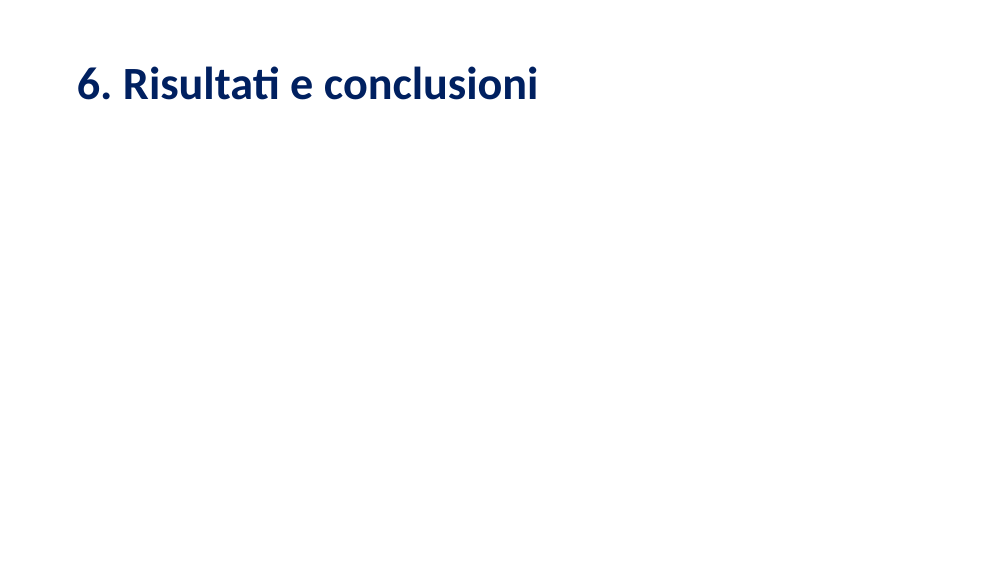
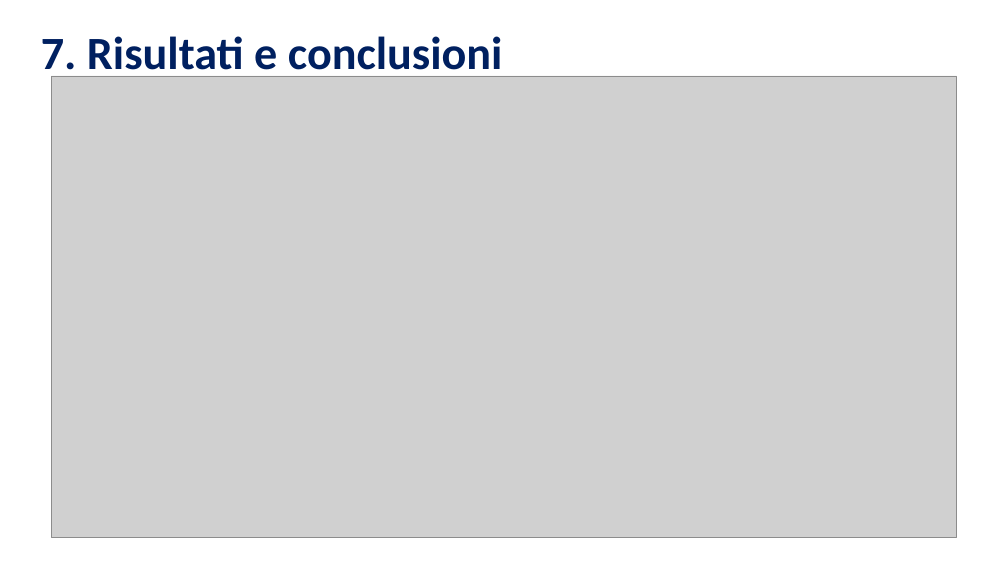
Before and after one commit to BernardoGiordano/NelderMeadMethod, a slide deck: slide 15 of writeup/Slides.pptx (slide 13 before the commit). Drawn at 1008x567 pixels with LibreOffice and Linux fonts; fonts in the diff are those of the drawing; grey boxes stand for pictures; background and template pictures are left out. Boxes give left, top, right and bottom in pixels: in the first picture for what was removed or moved away, otherwise in the second. Text is boxed around its words. In the diff, an @@ line names an element or a change of style, - is before the commit and + after.

```diff
--- a/writeup/Slides.pptx
+++ b/writeup/Slides.pptx
@@ title at (41,36,503,81): text changed @@
-6. Risultati e conclusioni
+7. Risultati e conclusioni
@@ picture added at (51,76,957,537) @@
```
Also in this commit, not shown: 9 other slides changed, 3 slides added.
